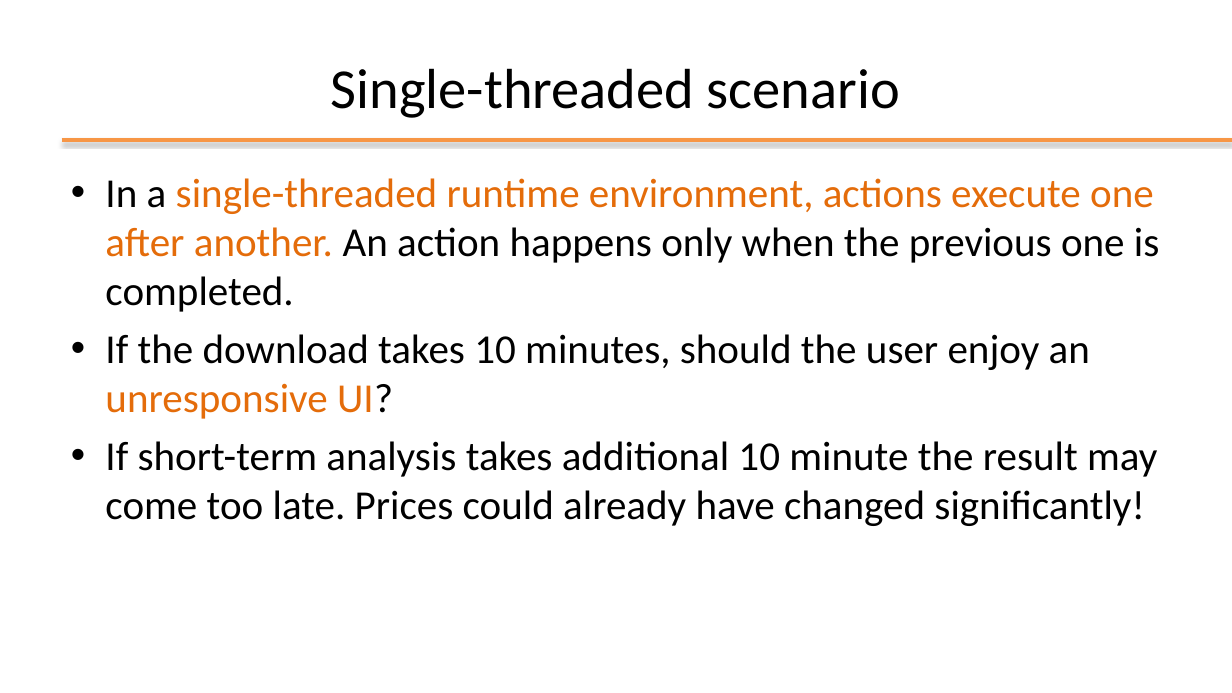
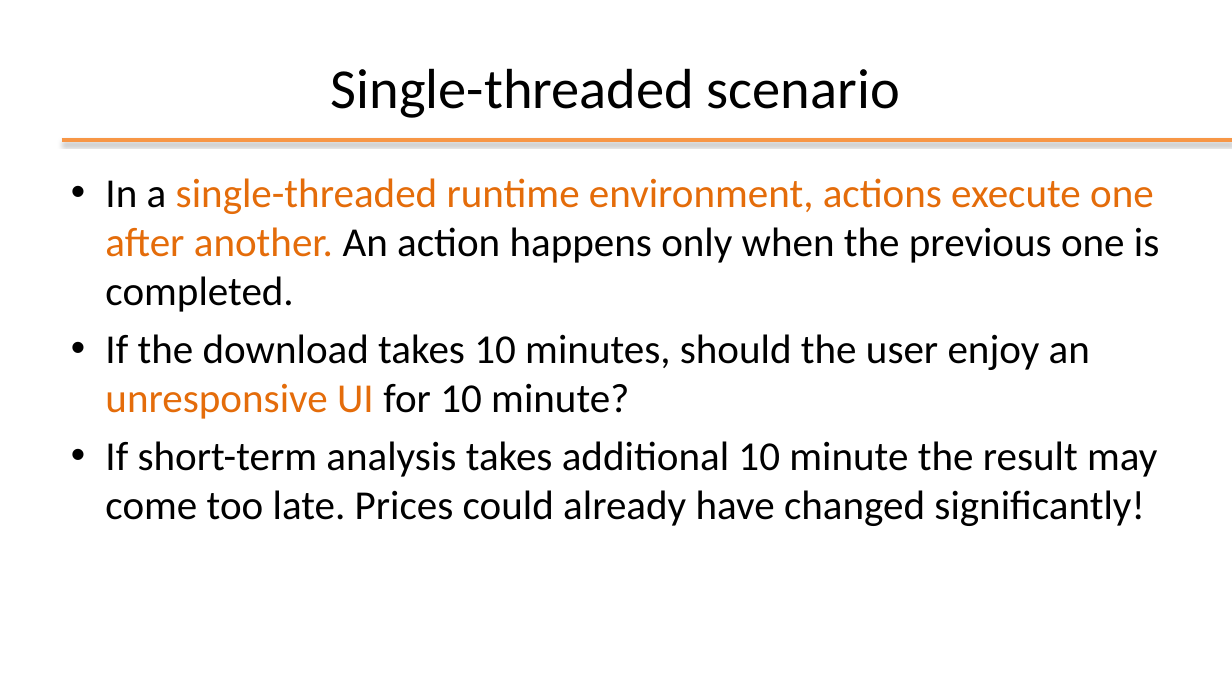
Before and after one commit to plctechnician/ooprogramming, a slide deck: slide 8 of java/slides/ppt/08 - Java Multi-Threading.pptx (slide 9 before the commit). Drawn at 1232x693 pixels with LibreOffice and Linux fonts; fonts in the diff are those of the drawing; background and template pictures are left out. Boxes give left, top, right and bottom in pixels: in the first picture for what was removed or moved away, otherwise in the second. Text is boxed around its words. In the diff, an @@ line names an element or a change of style, - is before the commit and + after.

```diff
--- a/java/slides/ppt/08 - Java Multi-Threading.pptx
+++ b/java/slides/ppt/08 - Java Multi-Threading.pptx
@@ text at (x1=105, y1=334, x2=1090, y2=419): text changed @@
-• If the download takes 10 minutes, should the user enjoy an unresponsive UI?
+• If the download takes 10 minutes, should the user enjoy an unresponsive UI for 10 minute?
```
Also in this commit, not shown: 5 other slides changed, 1 slide removed, 15 other files.
